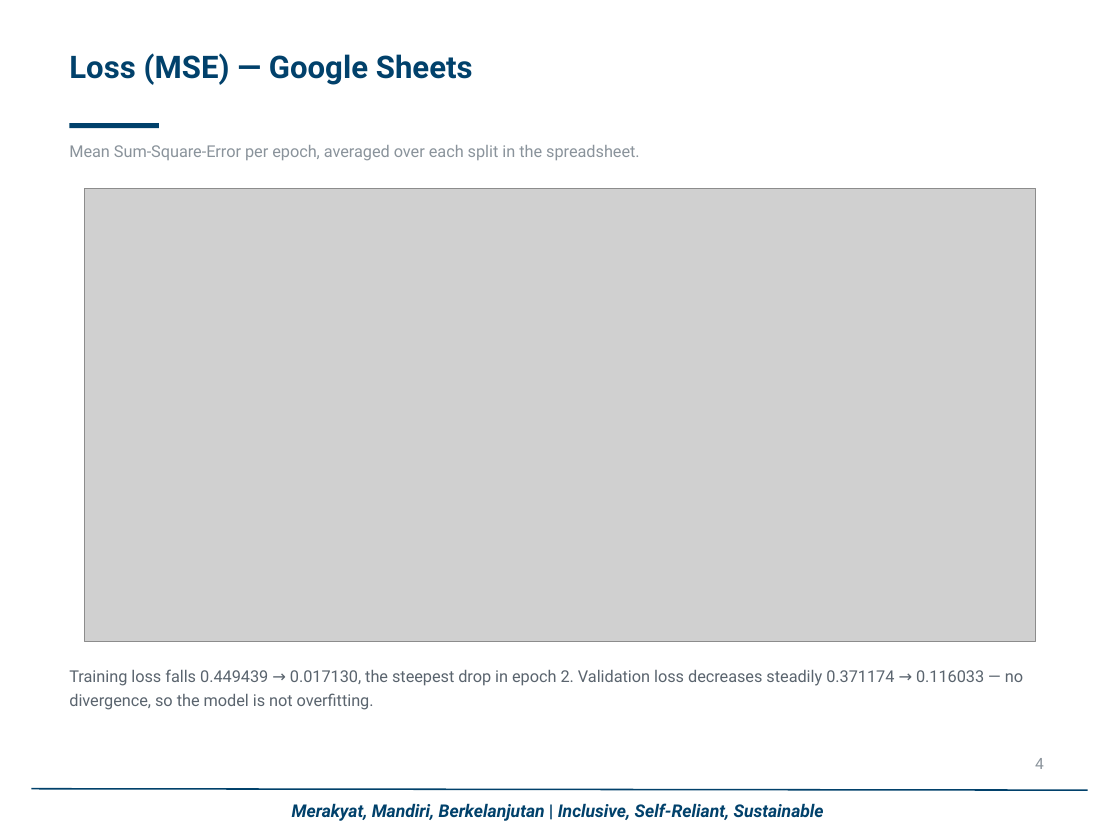
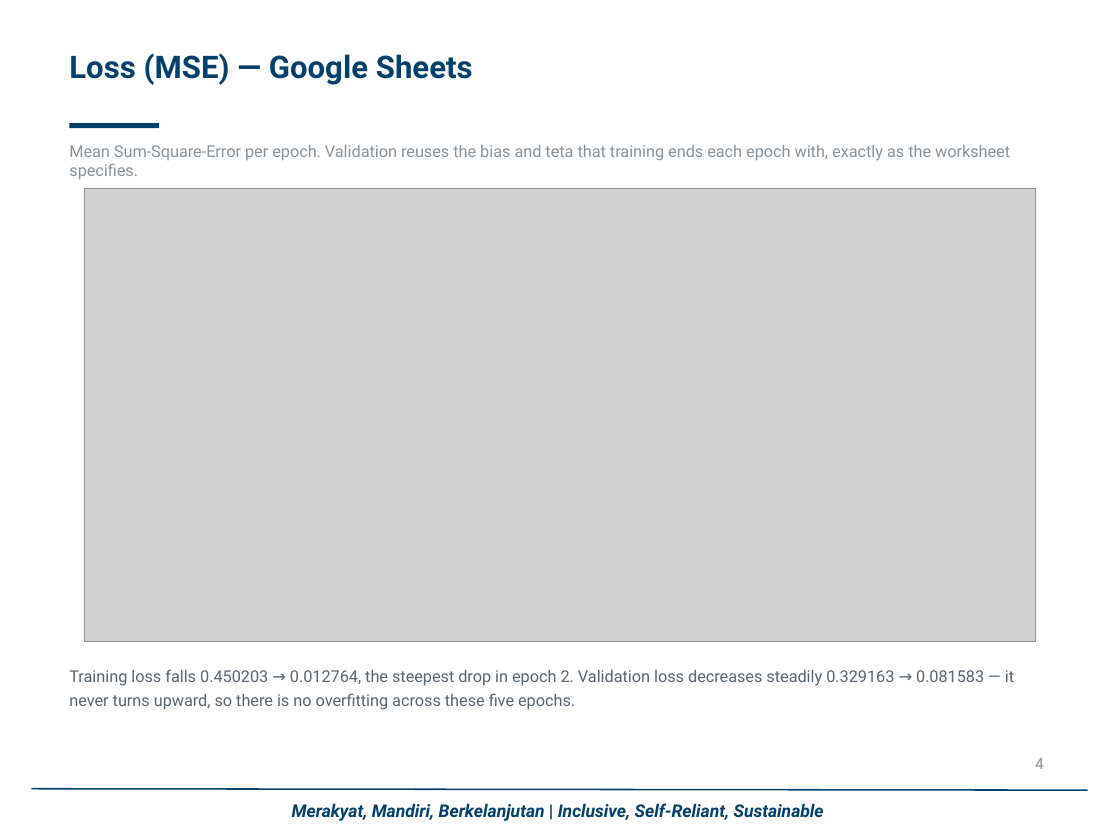
Before and after one commit to muhajav/SLP-Deep-Learning, a slide deck: slide 4 of Assignment 1 - SLP - Muhammad Javier.pptx. Drawn at 1120x840 pixels with LibreOffice and Linux fonts; fonts in the diff are those of the drawing; grey boxes stand for pictures; background and template pictures are left out. Boxes give left, top, right and bottom in pixels: in the first picture for what was removed or moved away, otherwise in the second. Text is boxed around its words. In the diff, an @@ line names an element or a change of style, - is before the commit and + after.

```diff
--- a/Assignment 1 - SLP - Muhammad Javier.pptx
+++ b/Assignment 1 - SLP - Muhammad Javier.pptx
@@ text at <box>69,145,1010,179</box>: text changed @@
-Mean Sum-Square-Error per epoch, averaged over each split in the spreadsheet.
+Mean Sum-Square-Error per epoch. Validation reuses the bias and teta that training ends each epoch with, exactly as the worksheet specifies.
@@ text at <box>69,669,1014,710</box>: text changed @@
-Training loss falls 0.449439 → 0.017130, the steepest drop in epoch 2. Validation loss decreases steadily 0.371174 → 0.116033 — no divergence, so the model is not overfitting.
+Training loss falls 0.450203 → 0.012764, the steepest drop in epoch 2. Validation loss decreases steadily 0.329163 → 0.081583 — it never turns upward, so there is no overfitting across these five epochs.
```
Also in this commit, not shown: 3 other slides changed, 6 other files.
